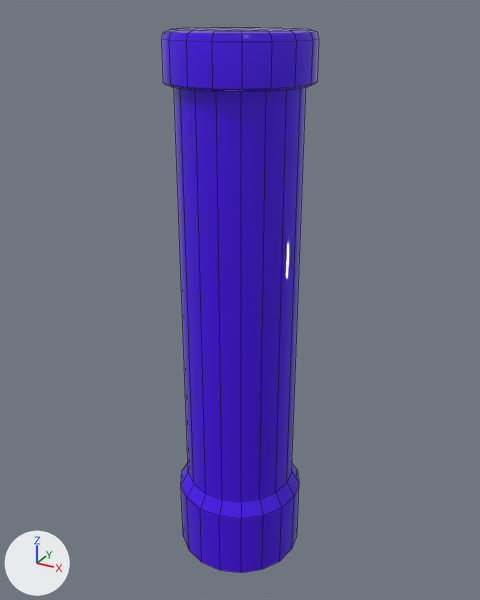
The FBX model PenguinHeist/Assets/Prefabs/LD_Mesh/FBX/SM_Pillar.fbx as it was, and as the next commit left it.
Camera for both pictures: a 50 mm lens placed at (3.29, -5.99, 6.27), pointed at (-0.04, 0.08, 3.24). Arrows for +X, +Y and +Z are at lower left; the lights stay in place. Mesh edges are drawn as thin lines. Where no turn or scale is listed for an object, it has been applied to the vertices. Vertices at the same position are counted once.

The older version as bpy lines, for what is in view:
```python
me_mesh = bpy.data.meshes.new('Mesh')
me_mesh.from_pydata(...)  # 163 vertices, 152 faces; spans x -0.75..0.75, y -0.74..0.74, z 0.0..6.09
me_mesh.materials.append(mat_atlas2)  # purple #4a00ed
ob_sm_pillar = bpy.data.objects.new('SM_Pillar', me_mesh)
ob_sm_pillar.location = (0.0, 0.0, 0.0)
```
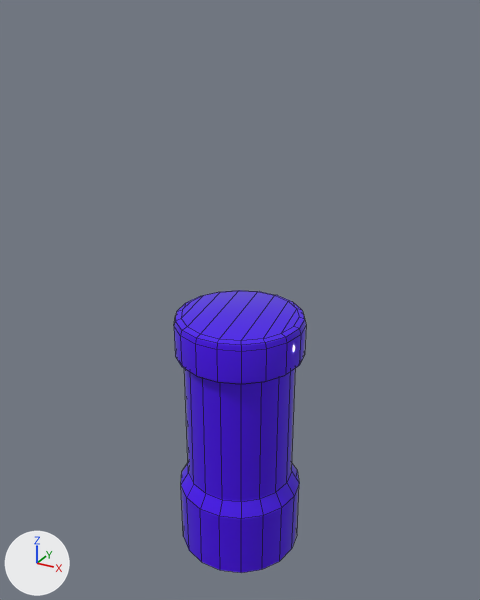
Boxes (x1, y1, x2, y2) around the edits, measured in the pictures (480 x 600 px; the box of a moved part takes in the faces that stretch with it):
'SM_Pillar', reshaped (16% narrower, 48% shorter)
    before: (161, 27, 319, 573)
    after: (174, 290, 306, 573)
part 1 of me_mesh, moved or reshaped
    before: (161, 27, 319, 486)
    after: (174, 290, 306, 486)

What changed in the scene script:
```text
Change me_mesh:
    where me_mesh.from_pydata(...)  # 163 vertices, 152 faces; spans x -0.75..0.75, y -0.74..0.74, z 0.0..6.09
    used by ob_sm_pillar; location = (0.0, 0.0, 0.0)
    me_mesh part 1: all 108 vertices in x -0.75..0.75, y -0.74..0.74, z 5.6..6.09 are moved by (0.0, 0.0, -2.98)
```
